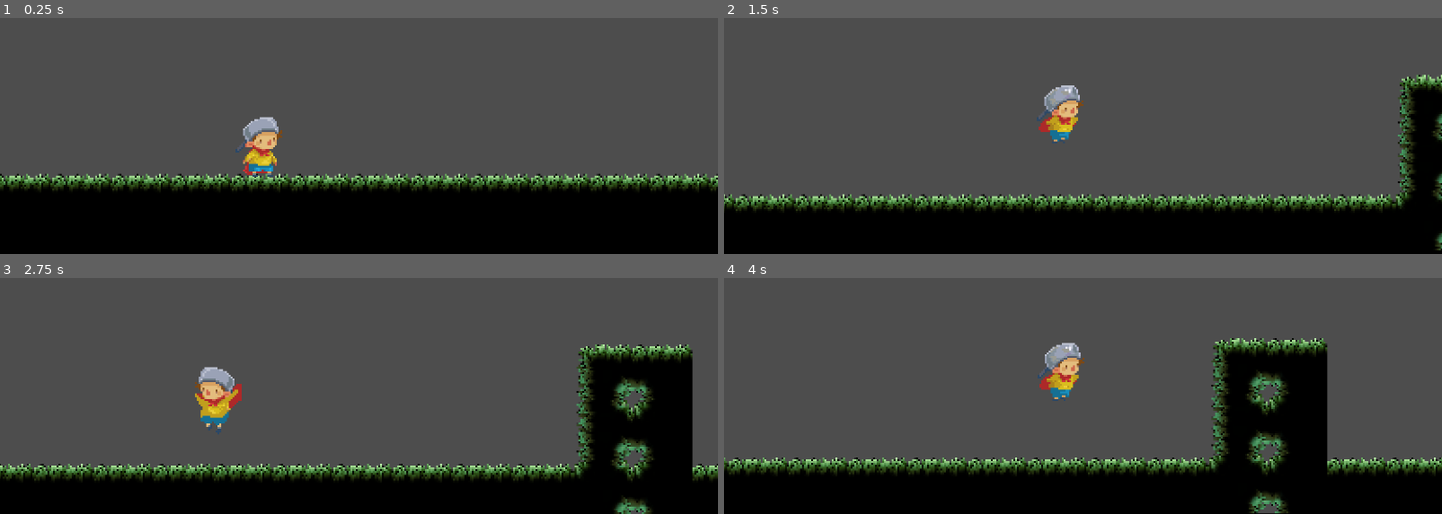
Above: before the commit, frames 1-4 (two rows, left to right).
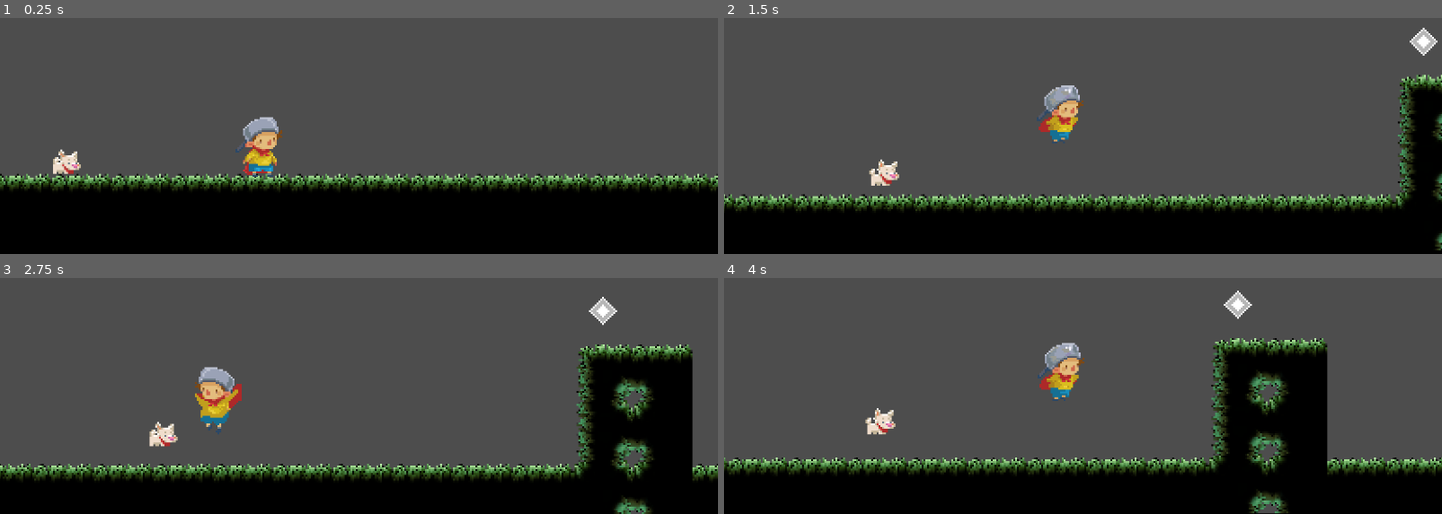
Above: after the commit, the same moments.

Repository: helenaruizs/WUTGodot
Game: Godot game, scene res://scenes/game.tscn
Two runs of this game, one before a commit and one after it. Both use one fixed random seed, a clock stepped at 60 frames per second and the inputs below.
Inputs:
- Up to frame 1 (0.25 s): no input
- Up to frame 2 (1.5 s): tap Enter (ui_accept) at 0.5 s; hold Enter (ui_accept) 0.53-1.28 s; hold Right (ui_right) from 0.53 s (still down); tap Space (jump) at 0.77, 0.8, 1.07, 1.35 s
- Up to frame 3 (2.75 s): tap Space (jump) at 1.52, 1.82, 2.3 s; tap Enter (ui_accept) at 1.55 s; release Right (ui_right) at 2.03 s; hold Left (ui_left) from 2.03 s (still down); hold Shift (run) from 2.03 s (still down)
- Up to frame 4 (4 s): release Left (ui_left) at 2.78 s; release Shift (run) at 2.78 s; hold Right (ui_right) from 2.78 s (still down); tap Enter (ui_accept) at 2.85 s; tap Space (jump) at 3.02, 3.32, 3.77, 3.8 s; hold Enter (ui_accept) from 3.53 s (still down)

The runs differ from the first frame. In frame 1, 0.3% of the frame differs, in the area x 7-12%, y 55-67%; in frame 2, 0.6%; in frame 3, 0.5%; in frame 4, 0.6%, in the area x 19-74%, y 5-67%.

Commit message:
WHOA PATHFINDING has begun to work!! baby's first step

Diff:
--- /dev/null
+++ b/Actors/Pup/pup.gd
@@ -0,0 +1,41 @@
+extends CharacterBody2D
+
+
+const SPEED = 300.0
+const JUMP_VELOCITY = -400.0
+
+## WIP follow player logic
+var max_distance : float = 100.0
+
+# Get the gravity from the project settings to be synced with RigidBody nodes.
+var gravity = ProjectSettings.get_setting("physics/2d/default_gravity")
+
+## Tracking Variables
+var prevVelocity: Vector2 = Vector2.ZERO
+var newVelocity: Vector2 = Vector2.ZERO
+
+func _physics_process(delta):
+	## Move towards the player
+	if global_position.distance_to(Global.player_position) > max_distance:
+		prevVelocity = velocity
+		newVelocity = global_position.direction_to(Global.player_position) * SPEED
+		velocity = lerp(prevVelocity, newVelocity, 0.01)
+		move_and_slide()
+
+	## Add the gravity.
+	#if not is_on_floor():
+		#velocity.y += gravity * delta
+#
+	## Handle jump.
+	#if Input.is_action_just_pressed("ui_accept") and is_on_floor():
+		#velocity.y = JUMP_VELOCITY
+#
+	## Get the input direction and handle the movement/deceleration.
+	## As good practice, you should replace UI actions with custom gameplay actions.
+	#var direction = Input.get_axis("ui_left", "ui_right")
+	#if direction:
+		#velocity.x = direction * SPEED
+	#else:
+		#velocity.x = move_toward(velocity.x, 0, SPEED)
+#
+	#move_and_slide()
--- /dev/null
+++ b/Actors/Pup/pup.tscn
@@ -0,0 +1,130 @@
+[gd_scene load_steps=18 format=3 uid="uid://c6126yo4qq4fr"]
+
+[ext_resource type="Texture2D" uid="uid://b1yyq6vtet4y7" path="res://Actors/Pup/pup_walk.png" id="1_m1ei4"]
+[ext_resource type="Script" path="res://Actors/Pup/pup.gd" id="1_r1y44"]
+[ext_resource type="Texture2D" uid="uid://brg7exj6igeh1" path="res://Actors/Pup/pup_idle.png" id="2_8cq15"]
+
+[sub_resource type="AtlasTexture" id="AtlasTexture_2pybh"]
+atlas = ExtResource("1_m1ei4")
+region = Rect2(84, 0, 21, 18)
+
+[sub_resource type="AtlasTexture" id="AtlasTexture_5hfyb"]
+atlas = ExtResource("2_8cq15")
+region = Rect2(0, 0, 21, 18)
+
+[sub_resource type="AtlasTexture" id="AtlasTexture_5wchv"]
+atlas = ExtResource("2_8cq15")
+region = Rect2(21, 0, 21, 18)
+
+[sub_resource type="AtlasTexture" id="AtlasTexture_r2kxf"]
+atlas = ExtResource("1_m1ei4")
+region = Rect2(105, 0, 21, 18)
+
+[sub_resource type="AtlasTexture" id="AtlasTexture_7d7v8"]
+atlas = ExtResource("1_m1ei4")
+region = Rect2(126, 0, 21, 18)
+
+[sub_resource type="AtlasTexture" id="AtlasTexture_1pvad"]
+atlas = ExtResource("1_m1ei4")
+region = Rect2(0, 0, 21, 18)
+
+[sub_resource type="AtlasTexture" id="AtlasTexture_bpq4k"]
+atlas = ExtResource("1_m1ei4")
+region = Rect2(21, 0, 21, 18)
+
+[sub_resource type="AtlasTexture" id="AtlasTexture_8skk0"]
+atlas = ExtResource("1_m1ei4")
+region = Rect2(42, 0, 21, 18)
+
+[sub_resource type="AtlasTexture" id="AtlasTexture_l7xpr"]
+atlas = ExtResource("1_m1ei4")
+region = Rect2(63, 0, 21, 18)
+
+[sub_resource type="AtlasTexture" id="AtlasTexture_v3thc"]
+atlas = ExtResource("1_m1ei4")
+region = Rect2(84, 0, 21, 18)
+
+[sub_resource type="AtlasTexture" id="AtlasTexture_x78rm"]
+atlas = ExtResource("1_m1ei4")
+region = Rect2(105, 0, 21, 18)
+
+[sub_resource type="AtlasTexture" id="AtlasTexture_bsyvd"]
+atlas = ExtResource("1_m1ei4")
+region = Rect2(126, 0, 21, 18)
+
+[sub_resource type="SpriteFrames" id="SpriteFrames_30txn"]
+animations = [{
+"frames": [{
+"duration": 1.0,
+"texture": SubResource("AtlasTexture_2pybh")
+}],
+"loop": true,
+"name": &"fall",
+"speed": 5.0
+}, {
+"frames": [{
+"duration": 1.0,
+"texture": SubResource("AtlasTexture_5hfyb")
+}, {
+"duration": 1.0,
+"texture": SubResource("AtlasTexture_5wchv")
+}],
+"loop": true,
+"name": &"idle",
+"speed": 4.0
+}, {
+"frames": [{
+"duration": 1.0,
+"texture": SubResource("AtlasTexture_r2kxf")
+}, {
+"duration": 1.0,
+"texture": SubResource("AtlasTexture_7d7v8")
+}],
+"loop": false,
+"name": &"jump",
+"speed": 5.0
+}, {
+"frames": [{
+"duration": 1.0,
+"texture": SubResource("AtlasTexture_1pvad")
+}, {
+"duration": 1.0,
+"texture": SubResource("AtlasTexture_bpq4k")
+}, {
+"duration": 1.0,
+"texture": SubResource("AtlasTexture_8skk0")
+}, {
+"duration": 1.0,
+"texture": SubResource("AtlasTexture_l7xpr")
+}, {
+"duration": 1.0,
+"texture": SubResource("AtlasTexture_v3thc")
+}, {
+"duration": 1.0,
+"texture": SubResource("AtlasTexture_x78rm")
+}, {
+"duration": 1.0,
+"texture": SubResource("AtlasTexture_bsyvd")
+}],
+"loop": true,
+"name": &"walk",
+"speed": 5.0
+}]
+
+[sub_resource type="CapsuleShape2D" id="CapsuleShape2D_lmjfq"]
+radius = 4.0
+height = 14.0
+
+[node name="Pup" type="CharacterBody2D"]
+script = ExtResource("1_r1y44")
+
+[node name="animations" type="AnimatedSprite2D" parent="."]
+position = Vector2(0, -8)
+sprite_frames = SubResource("SpriteFrames_30txn")
+animation = &"fall"
+autoplay = "idle"
+
+[node name="CollisionShape2D" type="CollisionShape2D" parent="."]
+position = Vector2(0, -4)
+rotation = -1.5708
+shape = SubResource("CapsuleShape2D_lmjfq")
--- /dev/null
+++ b/Data/global.gd
@@ -0,0 +1,3 @@
+extends Node
+
+var player_position
--- /dev/null
+++ b/Environment/cell_indicator.tscn
@@ -0,0 +1,6 @@
+[gd_scene load_steps=2 format=3 uid="uid://soitrurm03xs"]
+
+[ext_resource type="Texture2D" uid="uid://o533culp5w5m" path="res://Environment/cell_indicator.png" id="1_n1203"]
+
+[node name="CellIndicator" type="Sprite2D"]
+texture = ExtResource("1_n1203")
--- /dev/null
+++ b/Environment/tile_map.gd
@@ -0,0 +1,120 @@
+class_name TileMapPathfinding
+extends TileMap
+
+## For help check https://youtu.be/VJHrIP-_tHU?si=jB37pIhEcwXN-aon - that's the original tutorial source
+
+const POINT_INDICATOR = preload("res://Environment/cell_indicator.tscn")
+
+## Variables for kinds of possible tiles
+var fall_tile : bool
+var left_edge : bool
+var right_edge : bool
+var left_wall : bool
+var right_wall : bool
+
+var is_position_point : bool
+
+var point_id : int
+
+var point_position = Vector2.ZERO
+
+func create_point_info(_point_id: int, _point_position: Vector2) -> Dictionary:
+	var point_info = {
+		"point_id": _point_id,
+		"position": _point_position
+	}
+	return point_info
+
+@export var show_debug_graph : bool = true
+
+const COLLISION_LAYER : int = 0
+const CELL_IS_EMPTY : int = -1
+const MAX_TILE_FALL_SCAN_DEPTH : int = 500
+
+var _graph : AStar2D = AStar2D.new()
+var _used_tiles : Array[Vector2i]
+var _graph_point : PackedScene
+
+
+var _point_info_list = []
+
+func _ready():
+	_graph_point = POINT_INDICATOR
+	_used_tiles = get_used_cells(COLLISION_LAYER)
+	buildGraph()
+
+func buildGraph() -> void:
+	addGraphPoints()
+
+func addGraphPoints() -> void:
+	for tile in _used_tiles:
+		addLeftEdgePoint(tile)
+
+func tileAlreadyExistInGraph(tile: Vector2i) -> int:
+	var local_position = map_to_local(tile)
+
+	## If the graph contains points
+	if _graph.get_point_count() > 0:
+		var _point_id : int = _graph.get_closest_point(local_position)
+		## If the points have the same local coordinates
+		if _graph.get_point_position(_point_id) == local_position:
+			return _point_id
+	return -1
+
+func addVisualPoint(_tile: Vector2, _color := Color("#000000"), _scale := 1.0):
+	# If the graph should not be shown, return out of the method
+	if not show_debug_graph:
+		return
+
+	# Instantiate a new visual point
+	var visual_point = _graph_point.instantiate()
+
+	# If a custom color has been passed in
+	if _color != Color("#000000"):
+		visual_point.modulate = _color  # Change the color of the visual point to the custom color
+
+	# If a custom scale has been passed in, and it is within valid range
+	if _scale != 1.0 and _scale > 0.1:
+		visual_point.scale = Vector2(_scale, _scale)  # Update the visual point scale
+
+	visual_point.position = map_to_local(_tile)  # Map the position of the visual point to local coordinates
+	add_child(visual_point)  # Add the visual point as a child to the scene
+
+#region Tile Edge and Wall Graph Points
+
+func addLeftEdgePoint(tile: Vector2i):
+	## If a tile exist above, it's not an edge
+	if tileAboveExist(tile):
+		return
+	## If the tile to the left (X - 1) is empty
+	if get_cell_source_id(COLLISION_LAYER, Vector2i(tile.x - 1, tile.y)) == CELL_IS_EMPTY:
+		var tile_above = Vector2i(tile.x, tile.y - 1)
+		var existing_point_id = tileAlreadyExistInGraph(tile_above)
+
+		if existing_point_id == -1:
+			var _point_id = _graph.get_available_point_id()
+			var _point_position = map_to_local(tile_above)
+			var _point_info = create_point_info(_point_id, _point_position)  # Create a new point information, and pass in the pointId
+			_point_info.left_edge = true
+			_point_info_list.append(_point_info)
+			_graph.add_point(_point_id, _point_position)
+			addVisualPoint(tile_above)
+		else:
+			for _point_info in _point_info_list:
+				if _point_info._point_id == existing_point_id:
+					_point_info.left_edge = true  # Flag that it's a left edge
+					break
+				addVisualPoint(tile_above, Color("#73e7f7"))
+
+
+
+func tileAboveExist(tile: Vector2i) -> bool:
+	if get_cell_source_id(COLLISION_LAYER, Vector2i(tile.x, tile.y - 1)) == CELL_IS_EMPTY:
+		return false
+	return true
+
+#endregion
+
+# Called every frame. 'delta' is the elapsed time since the previous frame.
+func _process(delta):
+	pass
--- /dev/null
+++ b/_TEMP/enemy_generic.gd
@@ -0,0 +1,45 @@
+extends CharacterBody2D
+
+@export var speed : float = 50.0
+@export var jump_velocity : float = -300.0
+@export var flip_node : Node2D
+@export var ground_detector : Area2D
+@export var jump_block : Area2D
+
+# Get the gravity from the project settings to be synced with RigidBody nodes.
+var gravity = ProjectSettings.get_setting("physics/2d/default_gravity")
+var ground_in_front : bool = true
+
+# Moves right if facing right, and left if facing left
+# based on the root node's scale
+@export var move_direction : Vector2 = Vector2.RIGHT :
+	set(new_direction):
+		if(move_direction != new_direction):
+			move_direction = new_direction
+			flip_node.scale.x = new_direction.x
+
+func _physics_process(delta):
+
+	# Add the gravity.
+	if not is_on_floor():
+		velocity.y += gravity * delta
+	# Check if there is no ground or if the character has reached a wall
+	elif (not ground_detector.has_overlapping_bodies()
+		or (is_on_wall())):
+			# If the wall is too high to jump, flip directions
+			if(jump_block.has_overlapping_bodies()):
+				# Can't jump so try other direction
+				move_direction *= -1
+			# If facing a floor gap or a jumpable wall, jump
+			else:
+				jump()
+
+	if move_direction:
+		velocity.x = move_direction.x * speed
+	else:
+		velocity.x = move_toward(velocity.x, 0, speed)
+
+	move_and_slide()
+
+func jump():
+	velocity.y += jump_velocity
--- a/project.godot
+++ b/project.godot
@@ -15,6 +15,10 @@
 config/features=PackedStringArray("4.2", "Forward Plus")
 config/icon="res://project_icon.png"
 
+[autoload]
+
+Global="*res://Data/global.gd"
+
 [display]
 
 window/size/always_on_top=true
@@ -24,6 +28,7 @@
 folder_colors={
 "res://Actors/": "orange",
 "res://Data/": "blue",
+"res://Environment/": "green",
 "res://Modules/": "pink"
 }
 
--- /dev/null
+++ b/scenes/game.gd
@@ -0,0 +1,27 @@
+extends Node2D
+#
+#const CELL_INDICATOR = preload("res://Environment/cell_indicator.tscn")
+#
+##@onready var tile_map = %TileMap
+#var tile_map
+#var graph
+#
+#var cell_size = 32
+#
+#func _ready():
+	#graph = AStar2D.new()
+	#tile_map = find_parent("Game").find_child("TileMap")
+	#createMap()
+#
+#func createMap():
+	#var cells = tile_map.get_used_cells()
+	#
+	#for cell in cells:
+		#var above = Vector2(cell[0], cell[1] - 1)
+		#
+		#if !(above in cells):
+			#var cell_indicator = CELL_INDICATOR.instantiate()
+			#cell_indicator.position = tile_map.map_to_local(above) + Vector2(cell_size/2, cell_size/2)
+			#add_child(cell_indicator)
+			##call_deferred("add_child",cell_indicator)
+			#pass
--- a/scenes/game.tscn
+++ b/scenes/game.tscn
@@ -1,7 +1,10 @@
-[gd_scene load_steps=5 format=3 uid="uid://dsn27qcc3lv25"]
-
+[gd_scene load_steps=8 format=3 uid="uid://dsn27qcc3lv25"]
+
+[ext_resource type="Script" path="res://scenes/game.gd" id="1_514yf"]
 [ext_resource type="Texture2D" uid="uid://chhelth5nidgj" path="res://assets/sprites/environment/tileset_mossy_FPO.png" id="1_bjhxy"]
 [ext_resource type="PackedScene" uid="uid://dqtgmlj4yecv0" path="res://scenes/player.tscn" id="2_k3syl"]
+[ext_resource type="PackedScene" uid="uid://c6126yo4qq4fr" path="res://Actors/Pup/pup.tscn" id="3_78wf4"]
+[ext_resource type="Script" path="res://Environment/tile_map.gd" id="3_xua83"]
 
 [sub_resource type="TileSetAtlasSource" id="TileSetAtlasSource_lh7ml"]
 texture = ExtResource("1_bjhxy")
@@ -209,11 +212,14 @@
 sources/1 = SubResource("TileSetAtlasSource_lh7ml")
 
 [node name="Game" type="Node2D"]
+script = ExtResource("1_514yf")
 
 [node name="TileMap" type="TileMap" parent="."]
+unique_name_in_owner = true
 tile_set = SubResource("TileSet_0ipyw")
 format = 2
 layer_0/tile_data = PackedInt32Array(196602, 65537, 0, 196603, 65537, 0, 196604, 65537, 0, 196605, 65537, 0, 196606, 65 …(1171 unchanged characters)…
+script = ExtResource("3_xua83")
 
 [node name="Player" parent="." instance=ExtResource("2_k3syl")]
 position = Vector2(-113, 65)
@@ -225,3 +231,6 @@
 process_callback = 0
 position_smoothing_enabled = true
 position_smoothing_speed = 2.0
+
+[node name="Pup" parent="." instance=ExtResource("3_78wf4")]
+position = Vector2(-224, 66)
--- a/scenes/player.tscn
+++ b/scenes/player.tscn
@@ -1,9 +1,9 @@
 [gd_scene load_steps=27 format=3 uid="uid://dqtgmlj4yecv0"]
 
-[ext_resource type="Texture2D" uid="uid://bjamqb7jkkf6j" path="res://assets/sprites/characters/player/player_idle.png" id="1_1b5ye"]
 [ext_resource type="Script" path="res://scripts/player.gd" id="1_s5nmm"]
-[ext_resource type="Texture2D" uid="uid://c4vih3p5xnbka" path="res://assets/sprites/characters/player/player_jump.png" id="3_yfo8w"]
-[ext_resource type="Texture2D" uid="uid://bgfqhaqp4ysbx" path="res://assets/sprites/characters/player/player_walk.png" id="4_4r27y"]
+[ext_resource type="Texture2D" uid="uid://c4vih3p5xnbka" path="res://Actors/Boy/player_jump.png" id="2_l0qmr"]
+[ext_resource type="Texture2D" uid="uid://bjamqb7jkkf6j" path="res://Actors/Boy/player_idle.png" id="3_3p3v6"]
+[ext_resource type="Texture2D" uid="uid://bgfqhaqp4ysbx" path="res://Actors/Boy/player_walk.png" id="4_tkkeb"]
 [ext_resource type="PackedScene" uid="uid://5oxufjueks2w" path="res://Modules/Inputs/Player/player_controls_component.tscn" id="5_8tp0b"]
 [ext_resource type="Script" path="res://Modules/State Machine/state_machine_class.gd" id="8_8377m"]
 [ext_resource type="Script" path="res://Modules/State Machine/Player/Idle.gd" id="9_it4qs"]
@@ -14,51 +14,51 @@
 [ext_resource type="Script" path="res://Modules/State Machine/Player/Fall.gd" id="12_y111r"]
 
 [sub_resource type="AtlasTexture" id="AtlasTexture_ytsjw"]
-atlas = ExtResource("3_yfo8w")
+atlas = ExtResource("2_l0qmr")
 region = Rect2(38, 0, 38, 40)
 
 [sub_resource type="AtlasTexture" id="AtlasTexture_q767j"]
-atlas = ExtResource("1_1b5ye")
+atlas = ExtResource("3_3p3v6")
 region = Rect2(0, 0, 38, 40)
 
 [sub_resource type="AtlasTexture" id="AtlasTexture_m7l46"]
-atlas = ExtResource("1_1b5ye")
+atlas = ExtResource("3_3p3v6")
 region = Rect2(38, 0, 38, 40)
 
 [sub_resource type="AtlasTexture" id="AtlasTexture_ul8ib"]
-atlas = ExtResource("3_yfo8w")
+atlas = ExtResource("2_l0qmr")
 region = Rect2(0, 0, 38, 40)
 
 [sub_resource type="AtlasTexture" id="AtlasTexture_7o5yj"]
-atlas = ExtResource("4_4r27y")
+atlas = ExtResource("4_tkkeb")
 region = Rect2(0, 0, 38, 40)
 
 [sub_resource type="AtlasTexture" id="AtlasTexture_jftis"]
-atlas = ExtResource("4_4r27y")
+atlas = ExtResource("4_tkkeb")
 region = Rect2(38, 0, 38, 40)
 
 [sub_resource type="AtlasTexture" id="AtlasTexture_bboj8"]
-atlas = ExtResource("4_4r27y")
+atlas = ExtResource("4_tkkeb")
 region = Rect2(76, 0, 38, 40)
 
 [sub_resource type="AtlasTexture" id="AtlasTexture_xl1k2"]
-atlas = ExtResource("4_4r27y")
+atlas = ExtResource("4_tkkeb")
 region = Rect2(114, 0, 38, 40)
 
 [sub_resource type="AtlasTexture" id="AtlasTexture_76odr"]
-atlas = ExtResource("4_4r27y")
+atlas = ExtResource("4_tkkeb")
 region = Rect2(152, 0, 38, 40)
 
 [sub_resource type="AtlasTexture" id="AtlasTexture_te5r7"]
-atlas = ExtResource("4_4r27y")
+atlas = ExtResource("4_tkkeb")
 region = Rect2(190, 0, 38, 40)
 
 [sub_resource type="AtlasTexture" id="AtlasTexture_u7sxi"]
-atlas = ExtResource("4_4r27y")
+atlas = ExtResource("4_tkkeb")
 region = Rect2(228, 0, 38, 40)
 
 [sub_resource type="AtlasTexture" id="AtlasTexture_p8k31"]
-atlas = ExtResource("4_4r27y")
+atlas = ExtResource("4_tkkeb")
 region = Rect2(266, 0, 38, 40)
 
 [sub_resource type="SpriteFrames" id="SpriteFrames_nb75m"]
--- a/scripts/player.gd
+++ b/scripts/player.gd
@@ -25,5 +25,8 @@
 	velocity_node.handleVelocity(delta)
 	velocity_node.activateMove()
 
+	## Save the player's position
+	Global.player_position = global_position
+
 func _process(delta: float) -> void:
 	state_machine._process(delta)
Renamed: assets/sprites/characters/player/player_idle.png -> Actors/Boy/player_idle.png
Not shown, changed: Actors/Boy/player_idle.png.import
Renamed: assets/sprites/characters/player/player_jump.png -> Actors/Boy/player_jump.png
Not shown, added: Actors/Boy/player_jump.png.import
Renamed: assets/sprites/characters/player/player_walk.png -> Actors/Boy/player_walk.png
Not shown, added: Actors/Boy/player_walk.png.import
Binary file added: Actors/Pup/pup_idle.png
Not shown, changed: Actors/Pup/pup_idle.png.import
Binary file added: Actors/Pup/pup_walk.png
Not shown, changed: Actors/Pup/pup_walk.png.import
Binary file added: Environment/cell_indicator.png
Not shown, added: Environment/cell_indicator.png.import
